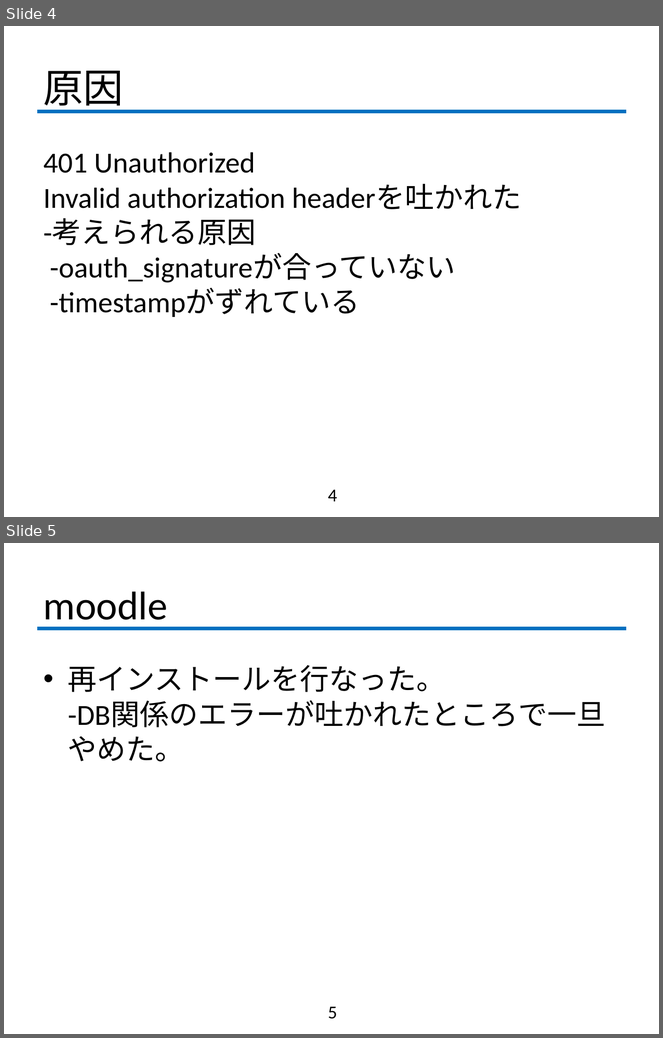
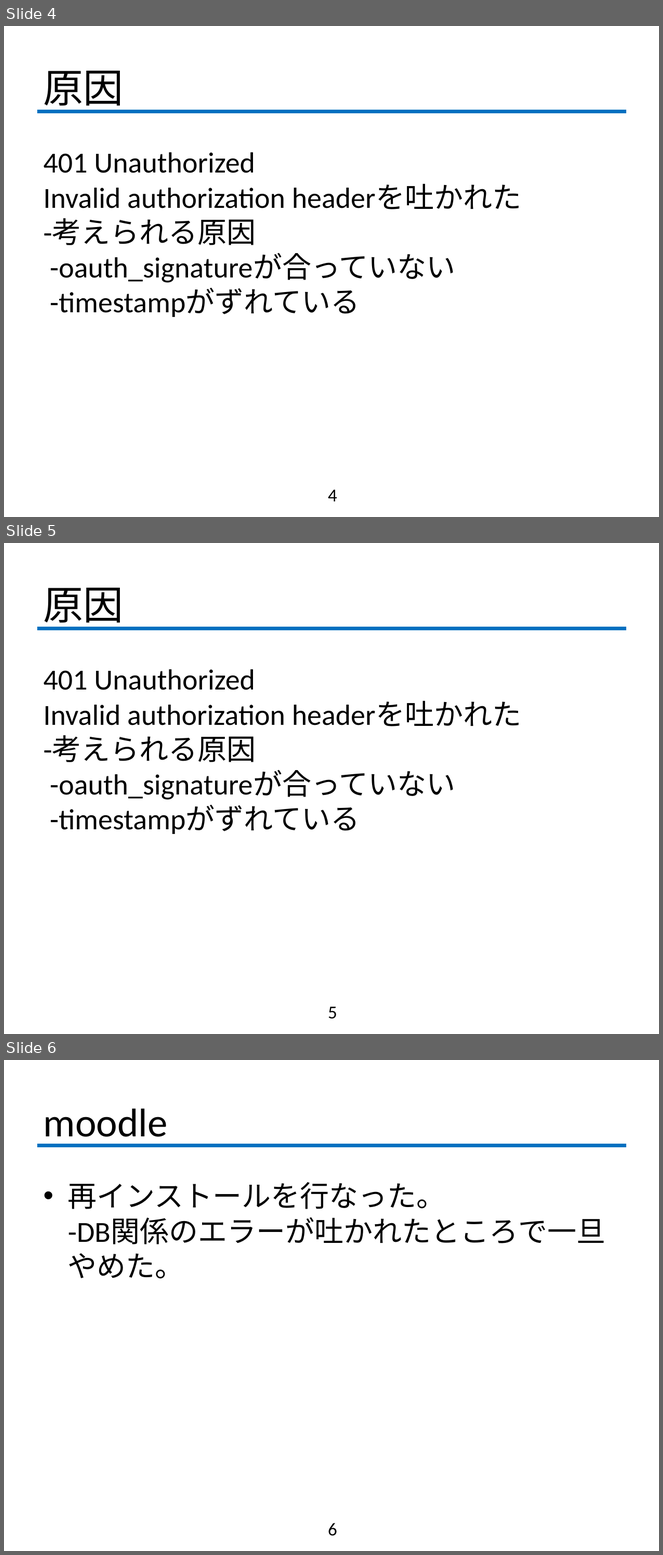
Before and after one commit to fujiLabo/fuji_simu, a slide deck: 1126進捗(真).pptx. Shown one above the other, each under a label of ours: slides 4 and 5 before the commit, slides 4, 5 and 6 after it. The pictures are 663x1038 and 663x1555 pixels, drawn with LibreOffice and Linux fonts; fonts in the diff are those of the drawing; background and template pictures are left out. Boxes give left, top, right and bottom in pixels: in the first picture for what was removed or moved away, otherwise in the second. Text is boxed around its words. In the diff, an @@ line names an element or a change of style, - is before the commit and + after.

Commit message:
バグってたから直した

```diff
--- a/1126進捗(真).pptx
+++ b/1126進捗(真).pptx
@@ slide 5 added at bbox=[4, 543, 659, 1034], background #FFFFFF; not listed: 1 template element that a slide beside it also shows @@
@@ title added at bbox=[44, 588, 124, 629], 44 pt, text #000000 @@
+原因
@@ text added at bbox=[44, 669, 522, 834], 32 pt, text #000000 @@
+401 Unauthorized
+Invalid authorization headerを吐かれた
+-考えられる原因
+-oauth_signatureが合っていない
+-timestampがずれている
@@ page number added at bbox=[328, 1007, 337, 1019], 20 pt, text #000000 @@
+5
@@ what was slide 5 is now slide 6 @@
@@ page number at bbox=[328, 1523, 337, 1536]: text changed @@
-5
+6
```
